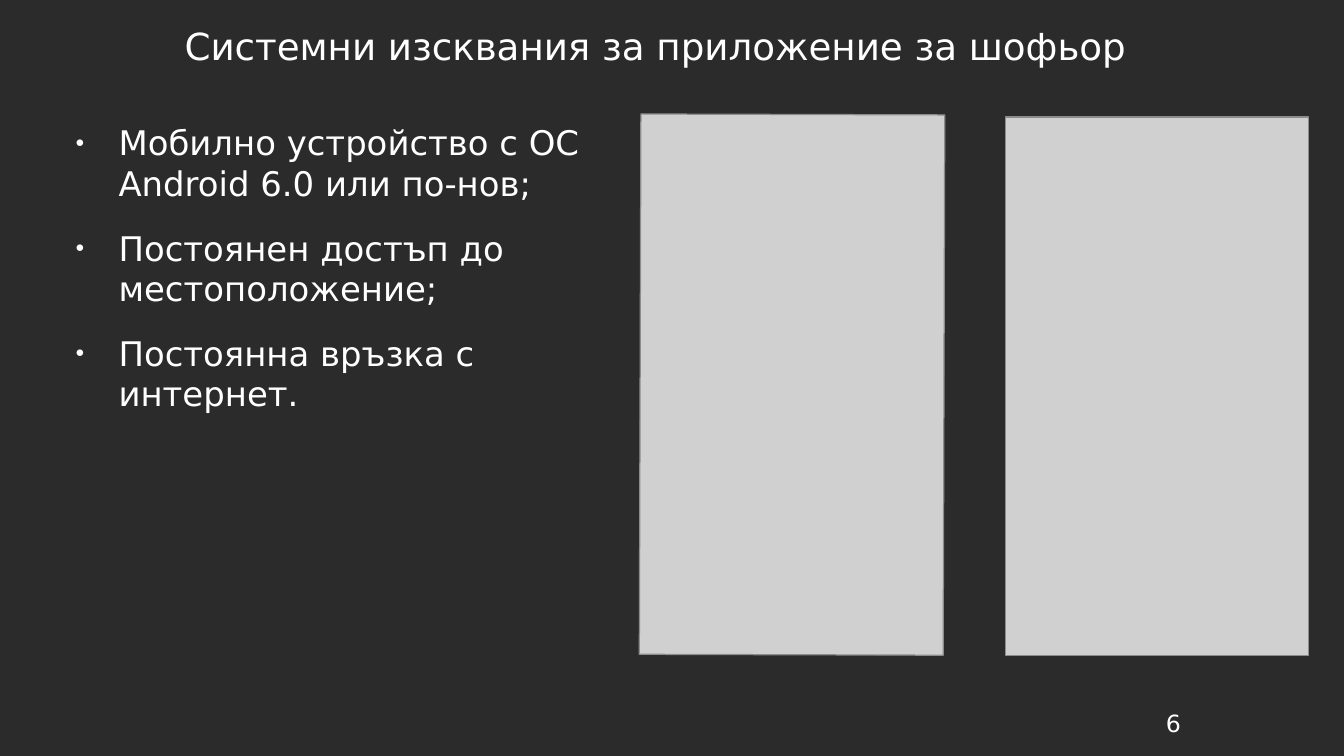
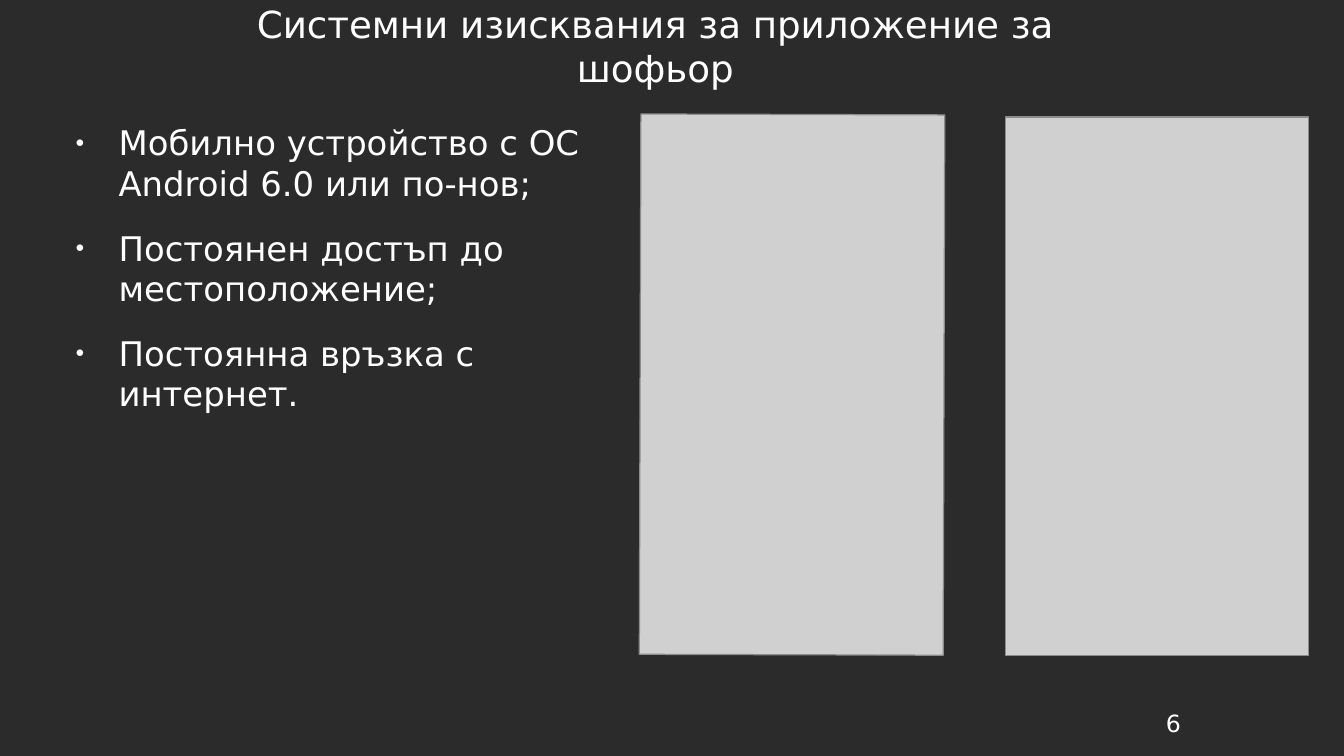
Before and after one commit to delyan-boychev/taxiZilla, a slide deck: slide 6 of documents/taxiZilla-Presentation.odp. Drawn at 1344x756 pixels with LibreOffice and Linux fonts; fonts in the diff are those of the drawing; grey boxes stand for pictures; background and template pictures are left out; a plain dark background stands for a picture behind light text. Boxes give left, top, right and bottom in pixels: in the first picture for what was removed or moved away, otherwise in the second. Text is boxed around its words. In the diff, an @@ line names an element or a change of style, - is before the commit and + after.

Commit message:
Presentation fixed

```diff
--- a/documents/taxiZilla-Presentation.odp
+++ b/documents/taxiZilla-Presentation.odp
@@ title at (257,10,1054,90): text changed @@
-Системни изсквания за приложение за шофьор
+Системни изисквания за приложение за шофьор
```
Also in this commit, not shown: 2 other slides changed, 4 slides added.
